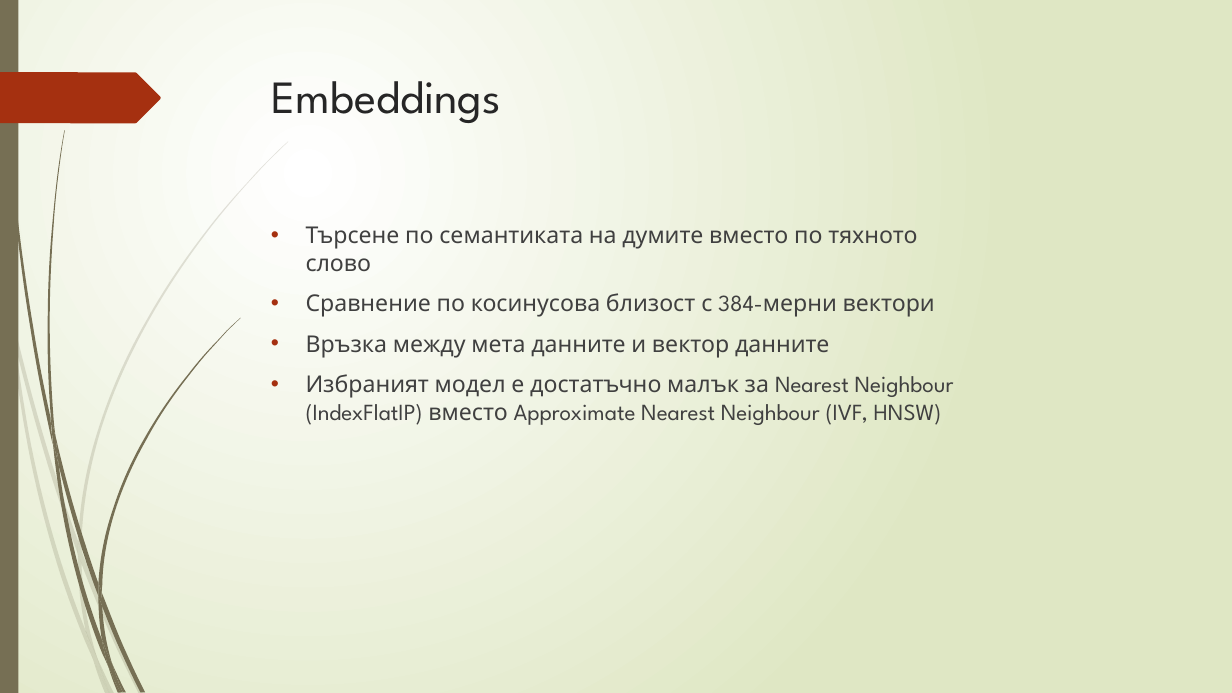
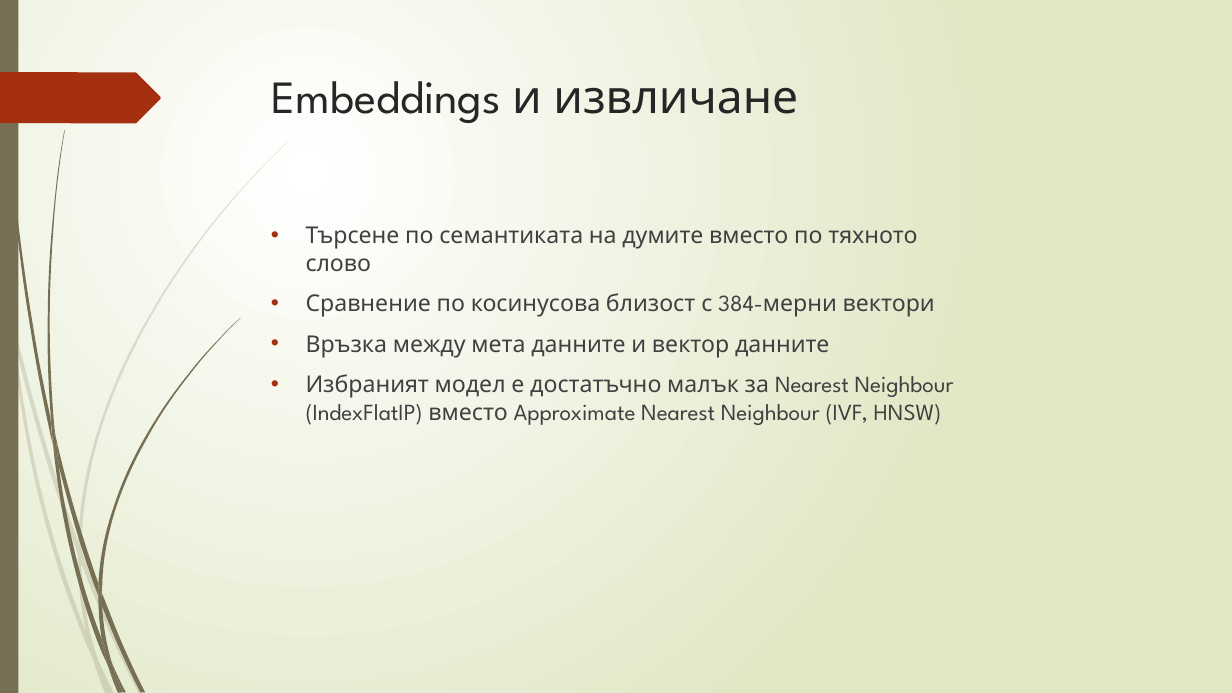
Before and after one commit to Samuil12/project_RAG, a slide deck: slide 9 of rag_presentation.pptx. Drawn at 1232x693 pixels with LibreOffice and Linux fonts; fonts in the diff are those of the drawing. Boxes give left, top, right and bottom in pixels: in the first picture for what was removed or moved away, otherwise in the second. Text is boxed around its words. In the diff, an @@ line names an element or a change of style, - is before the commit and + after.

```diff
--- a/rag_presentation.pptx
+++ b/rag_presentation.pptx
@@ title at box(271, 81, 798, 123): text changed @@
-Embeddings
+Embeddings и извличане
```
Also in this commit, not shown: 5 other slides changed, 1 slide added, 2 slides removed.
